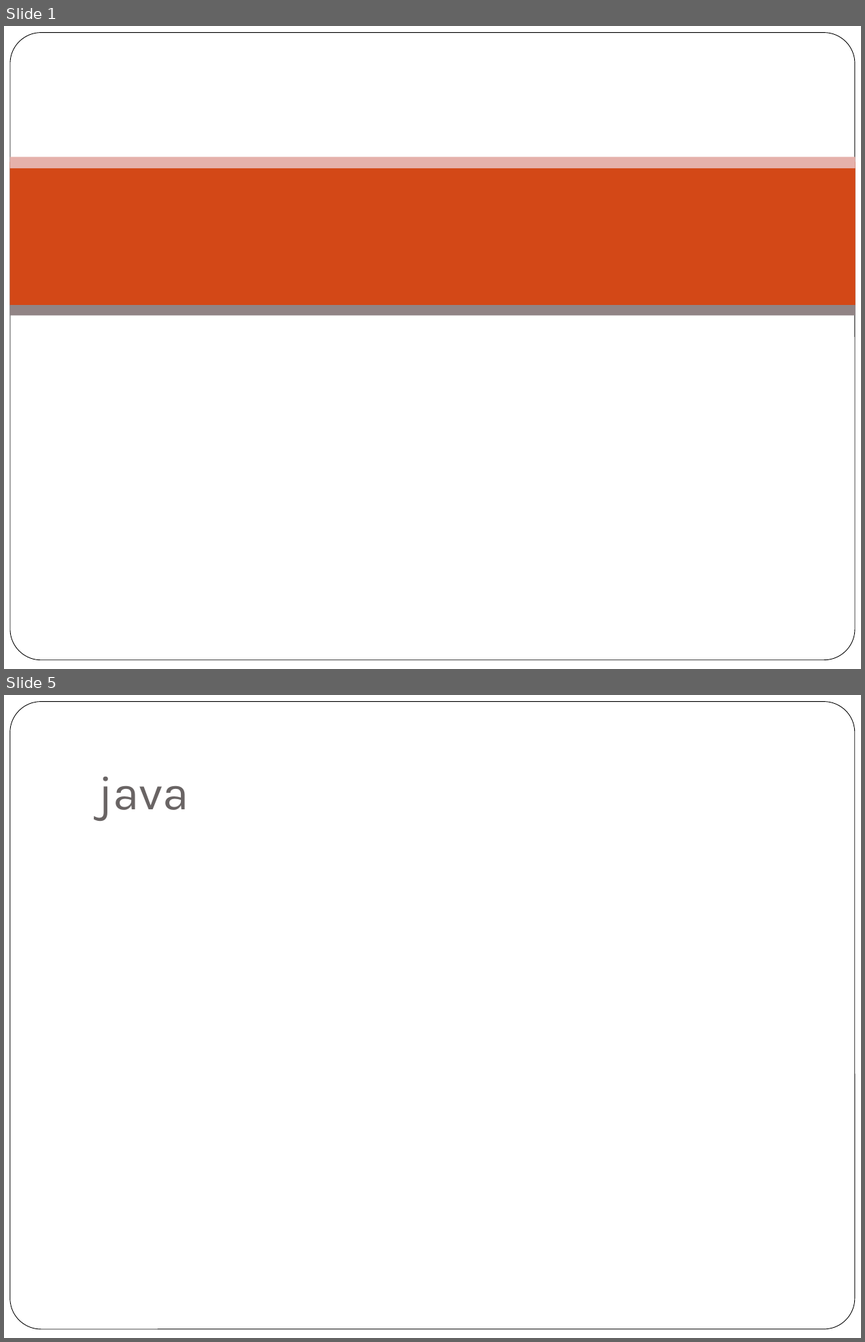
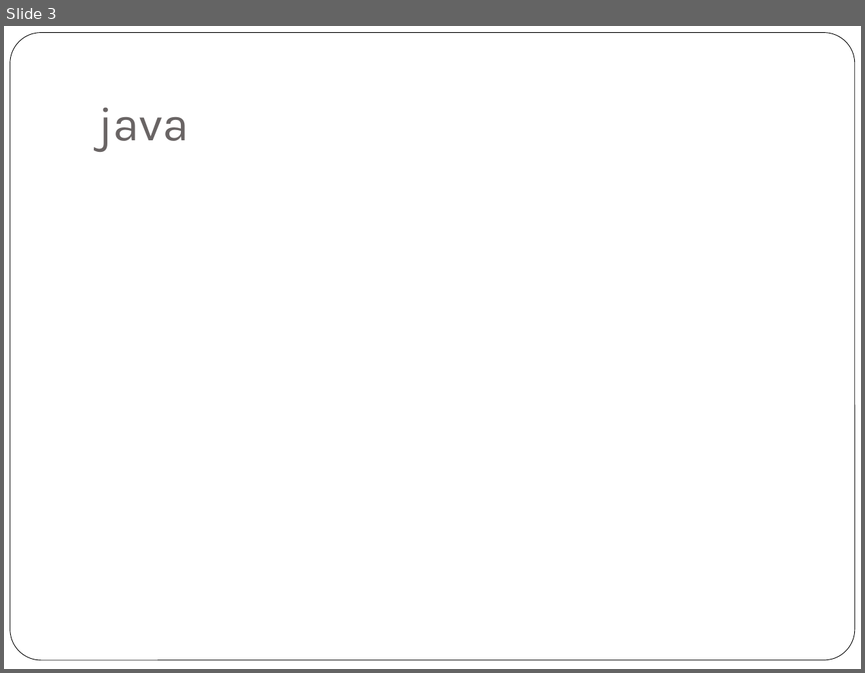
Before and after one commit to rosemarythomas994/VueR-assignment, a slide deck: Presentation Assignment.pptx. Shown one above the other, each under a label of ours: slides 1 and 5 before the commit, slide 3 after it; the slides between them are not shown. The pictures are 865x1342 and 865x673 pixels, drawn with LibreOffice and Linux fonts; fonts in the diff are those of the drawing; background and template pictures are left out. Boxes give left, top, right and bottom in pixels: in the first picture for what was removed or moved away, otherwise in the second. Text is boxed around its words. In the diff, an @@ line names an element or a change of style, - is before the commit and + after.

```diff
--- a/Presentation Assignment.pptx
+++ b/Presentation Assignment.pptx
@@ slide 1 removed at (4,26,861,669), background picture (left out); not listed: 1 template element that a slide beside it also shows @@
@@ rectangle removed at (10,161,855,305) @@
@@ rectangle removed at (10,157,855,168) @@
@@ rectangle removed at (10,305,855,316) @@
@@ what was slide 5 is now slide 3 @@
```
Also in this commit, not shown: 8 slides changed, 5 slides added, 3 other slides removed, 28 other files.
